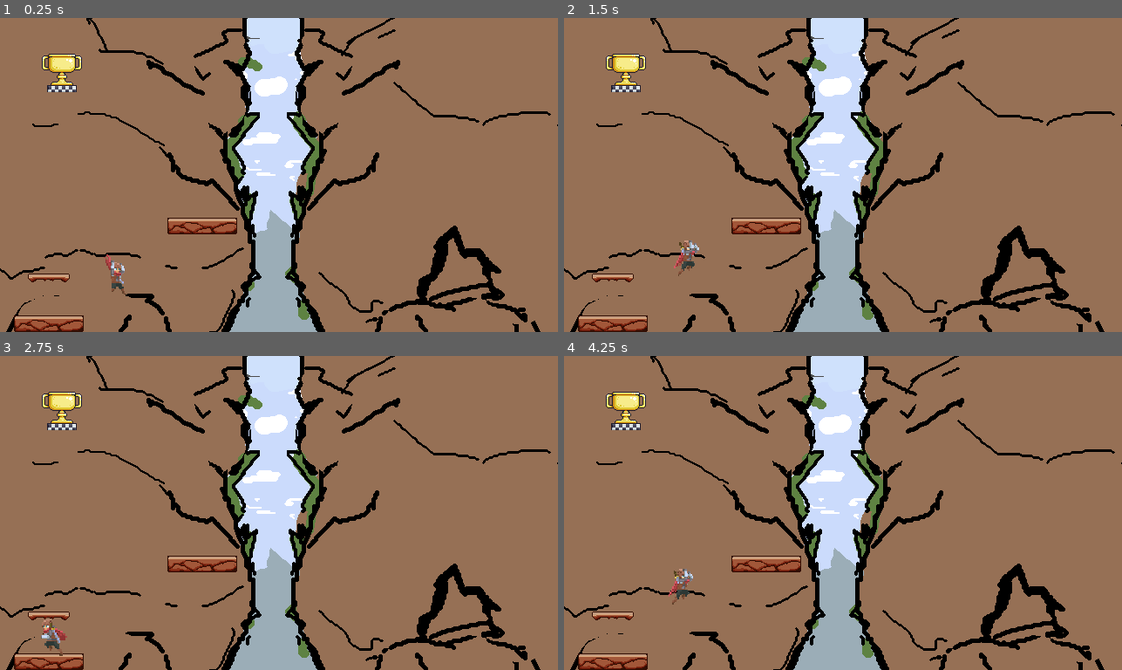
Above: before the commit, frames 1-4 (two rows, left to right).
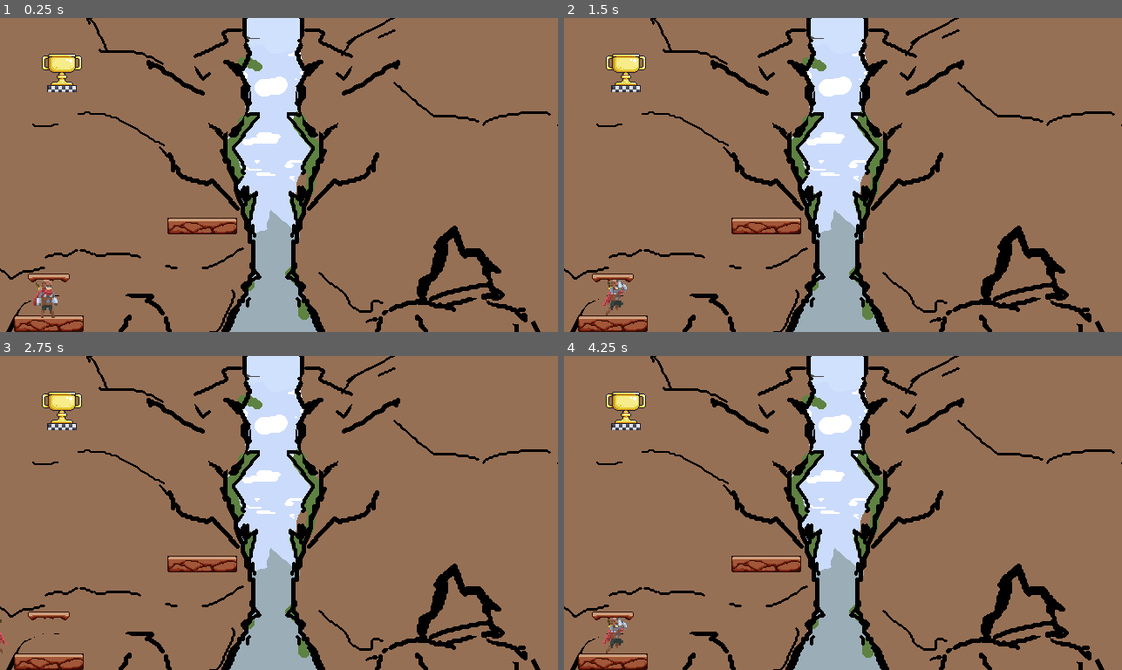
Above: after the commit, the same moments.

Repository: DeVelox/Niro
Game: Godot game, scene res://main.tscn
Same seed, same stepped clock (60 frames per second), same inputs: the game is played once before the commit and once after it.
Inputs:
- Up to frame 1 (0.25 s): no input
- Up to frame 2 (1.5 s): hold D (right) from 0.53 s (still down); tap Shift (dash) at 0.6 s; tap Space (jump) at 0.77 s; tap F (interact) at 1.35 s
- Up to frame 3 (2.75 s): tap Space (jump) at 1.52 s; release D (right) at 2.03 s; hold A (left) from 2.03 s (still down); tap Shift (dash) at 2.1 s
- Up to frame 4 (4.25 s): release A (left) at 2.78 s; hold D (right) from 2.78 s (still down); tap F (interact) at 2.85 s; tap Space (jump) at 3.02, 3.77 s; tap Shift (dash) at 3.6 s

The runs differ from the first frame. In frame 1, 0.5% of the frame differs, in the area x 5-23%, y 75-96%; in frame 2, 0.5%; in frame 3, 0.3%; in frame 4, 0.5%.

Commit message:
Update legs1.tscn

Diff:
--- a/levels/tutorial/legs1.tscn
+++ b/levels/tutorial/legs1.tscn
@@ -32,3 +32,6 @@
 [node name="SceneSwitcher" parent="." instance=ExtResource("6_i37ls")]
 position = Vector2(71, 53)
 next_scene = "res://levels/tutorial/legs2.tscn"
+
+[node name="Spawn" type="Marker2D" parent="."]
+position = Vector2(54, 317)
